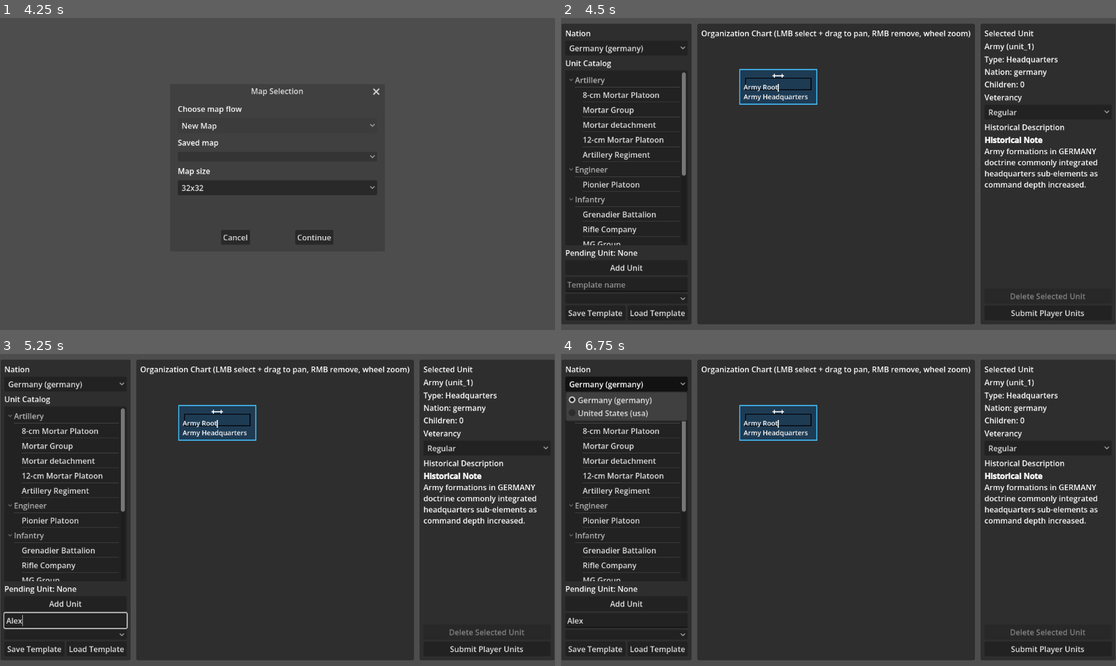
Above: before the commit, frames 1-4 (two rows, left to right).
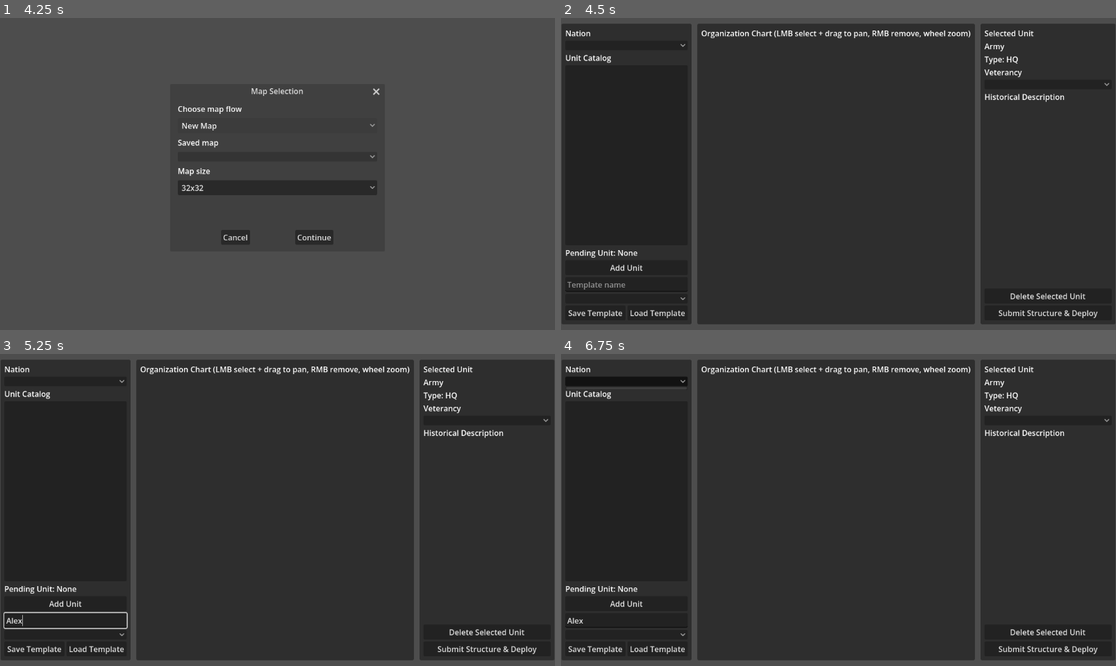
Above: after the commit, the same moments.

Repository: cpt-miche/Combat-Mission-Companion
Game: Godot game, scene res://scenes/Main.tscn
Same seed, same stepped clock (60 frames per second), same inputs: the game is played once before the commit and once after it.
Inputs (mouse positions are in pixels of both pictures, inside the frame that each line leads up to; where the layout moved, square brackets give the same spot in the first picture):
- Up to frame 1 (4.25 s): click "Play" at 0.5 s; click "Play" at 1.25 s; click "Play as Germans" at 2 s; click "New Map" at 2.75 s; click "New Map" at 3.5 s
- Up to frame 2 (4.5 s): click "Continue" at 4.25 s
- Up to frame 3 (5.25 s): click (66, 619) at 5.02 s; type "Alex" at 5.1 s
- Up to frame 4 (6.75 s): click "Add Unit" at 5.75 s; click (627, 382) [627, 385] at 6.5 s

Frame 1 is identical in both runs. In frame 2, 5.7% of the frame differs, in the area x 0-99%, y 8-97%; in frame 3, 5.7%; in frame 4, 7.2%.
Error after the commit: Parse Error: Cannot infer the type of "callsign" variable because the value doesn't have a set type. (res://scripts/ui/division_builder/DivisionBuilderScreen.g…

Commit message:
Add unit naming pipeline for UI-facing labels

Diff:
--- a/scripts/domain/units/UnitModel.gd
+++ b/scripts/domain/units/UnitModel.gd
@@ -3,6 +3,8 @@
 
 @export var id: String = ""
 @export var template_id: String = ""
+@export var display_name: String = ""
+@export var short_name: String = ""
 @export var nation: String = ""
 @export var type: UnitType.Value = UnitType.Value.INFANTRY
 @export var size: UnitSize.Value = UnitSize.Value.PLATOON
--- a/scripts/ui/deployment/DeploymentScreen.gd
+++ b/scripts/ui/deployment/DeploymentScreen.gd
@@ -368,13 +368,13 @@
 
 func _deployability_block_reason(unit: Dictionary) -> String:
 	var snapshot := _unit_snapshot(unit)
-	snapshot["name"] = String(unit.get("name", unit.get("id", "Unit")))
+	snapshot["name"] = _preferred_unit_name(unit)
 	return DeploymentValidator.placement_block_reason(snapshot, [])
 
 func _unit_label(unit: Dictionary, depth: int = 0) -> String:
 	var size := _string_for_size(unit.get("size", "Unknown"))
 	var type := _string_for_type(unit.get("type", "Unit"))
-	var name := String(unit.get("name", unit.get("id", "unnamed")))
+	var name := _preferred_unit_name(unit)
 	return "%s%s - %s %s" % ["  ".repeat(max(depth, 0)), name, size.capitalize(), type.capitalize()]
 
 func _on_hex_selected(column: int, row: int) -> void:
@@ -438,19 +438,45 @@
 func _unit_snapshot(unit: Dictionary) -> Dictionary:
 	var unit_type := _string_for_type(unit.get("type", ""))
 	var unit_size := _string_for_size(unit.get("size", ""))
+	var preferred_name := _preferred_unit_name(unit)
+	var preferred_short_name := _preferred_short_name(unit, preferred_name)
 	return {
 		"id": unit.get("id", ""),
-		"name": String(unit.get("name", unit.get("id", "Unit"))),
+		"name": preferred_name,
 		"type": unit_type,
 		"size": unit_size,
 		"size_rank": _size_rank(unit_size),
-		"label": String(unit.get("name", unit.get("id", "U"))).substr(0, 2).to_upper(),
+		"label": preferred_short_name.substr(0, 2).to_upper(),
 		"is_tank": unit_type == "tank",
 		"is_headquarters": unit_type == "headquarters",
 		"is_battalion": unit_size == "battalion",
 		"is_company": unit_size == "company",
 		"is_platoon": unit_size == "platoon"
 	}
+
+func _preferred_unit_name(unit: Dictionary) -> String:
+	var name := String(unit.get("name", "")).strip_edges()
+	if not name.is_empty():
+		return name
+
+	var display_name := String(unit.get("display_name", "")).strip_edges()
+	if not display_name.is_empty():
+		return display_name
+
+	var short_name := String(unit.get("short_name", "")).strip_edges()
+	if not short_name.is_empty():
+		return short_name
+
+	var fallback_id := String(unit.get("id", "")).strip_edges()
+	if fallback_id.is_empty() or fallback_id.begins_with("unit_"):
+		return "Unnamed Unit"
+	return fallback_id
+
+func _preferred_short_name(unit: Dictionary, fallback_name: String) -> String:
+	var short_name := String(unit.get("short_name", "")).strip_edges()
+	if not short_name.is_empty():
+		return short_name
+	return fallback_name
 
 func _size_rank(size_name: String) -> int:
 	match size_name:
--- a/scripts/ui/division_builder/DivisionBuilderScreen.gd
+++ b/scripts/ui/division_builder/DivisionBuilderScreen.gd
@@ -72,6 +72,7 @@
 		default_nation = String(nation_selector.get_item_metadata(matching_index))
 
 	_root_unit = _create_unit("army_root", default_nation, UnitType.Value.HEADQUARTERS, UnitSize.Value.ARMY)
+	_assign_unit_names()
 	_selected_unit = _root_unit
 
 func _create_unit(template_id: String, nation: String, unit_type: UnitType.Value, unit_size: UnitSize.Value) -> UnitModel:
@@ -240,6 +241,7 @@
 	if added_roots.is_empty():
 		return
 
+	_assign_unit_names()
 	_selected_unit = added_roots[0]
 	_refresh_all()
 
@@ -364,7 +366,8 @@
 func _unit_label(unit: UnitModel) -> String:
 	if unit == null:
 		return "Unknown unit"
-	return "%s [%s]" % [UnitSize.display_name(unit.size), unit.template_id]
+	var label := unit.display_name if not unit.display_name.is_empty() else UnitSize.display_name(unit.size)
+	return "%s [%s]" % [label, unit.template_id]
 
 func _on_delete_button_pressed() -> void:
 	_delete_unit(_selected_unit)
@@ -379,6 +382,7 @@
 	if unit == null or unit == _root_unit:
 		return
 	if _remove_child_recursive(_root_unit, unit.id):
+		_assign_unit_names()
 		_selected_unit = _root_unit
 		_refresh_all()
 
@@ -406,6 +410,7 @@
 
 	current_parent.children.erase(unit)
 	new_parent.children.append(unit)
+	_assign_unit_names()
 	_selected_unit = unit
 	_refresh_all()
 
@@ -472,7 +477,8 @@
 		delete_button.disabled = true
 		return
 
-	selected_name_label.text = "%s (%s)" % [UnitSize.display_name(_selected_unit.size), _selected_unit.id]
+	var selected_display := _selected_unit.display_name if not _selected_unit.display_name.is_empty() else UnitSize.display_name(_selected_unit.size)
+	selected_name_label.text = selected_display
 	selected_meta_label.text = "Type: %s\nNation: %s\nChildren: %d" % [
 		UnitType.display_name(_selected_unit.type),
 		_selected_unit.nation,
@@ -614,6 +620,8 @@
 	return {
 		"id": unit.id,
 		"template_id": unit.template_id,
+		"display_name": unit.display_name,
+		"short_name": unit.short_name,
 		"nation": unit.nation,
 		"type": int(unit.type),
 		"size": _serialize_unit_size(unit.size),
@@ -649,6 +657,8 @@
 	var unit := UnitModel.new()
 	unit.id = String(raw.get("id", ""))
 	unit.template_id = String(raw.get("template_id", ""))
+	unit.display_name = String(raw.get("display_name", ""))
+	unit.short_name = String(raw.get("short_name", ""))
 	unit.nation = String(raw.get("nation", ""))
 	unit.type = _parse_unit_type(raw.get("type", UnitType.Value.INFANTRY), raw)
 	var raw_size: Variant = raw.get("size", UnitSize.Value.PLATOON)
@@ -663,6 +673,107 @@
 		if child != null:
 			unit.children.append(child)
 	return unit
+
+func _assign_unit_names() -> void:
+	if _root_unit == null:
+		return
+	_assign_unit_names_recursive(_root_unit, null)
+
+func _assign_unit_names_recursive(unit: UnitModel, parent: UnitModel) -> void:
+	if unit == null:
+		return
+
+	var sibling_index := 1
+	if parent != null:
+		var same_size_index := 0
+		for sibling in parent.children:
+			if sibling == null:
+				continue
+			if sibling.size == unit.size:
+				same_size_index += 1
+			if sibling == unit:
+				sibling_index = max(same_size_index, 1)
+				break
+
+	var names := _name_for_echelon(unit, sibling_index)
+	unit.display_name = String(names.get("display_name", "Unit"))
+	unit.short_name = String(names.get("short_name", ""))
+
+	for child in unit.children:
+		_assign_unit_names_recursive(child, unit)
+
+func _name_for_echelon(unit: UnitModel, sibling_index: int) -> Dictionary:
+	var nth := _ordinal(sibling_index)
+	var size := unit.size
+	var type_label := UnitType.display_name(unit.type)
+	match size:
+		UnitSize.Value.ARMY:
+			return {
+				"display_name": "Field Army HQ",
+				"short_name": "Army HQ"
+			}
+		UnitSize.Value.DIVISION:
+			return {
+				"display_name": "%s %s Division" % [nth, type_label],
+				"short_name": "%s Div" % nth
+			}
+		UnitSize.Value.REGIMENT:
+			return {
+				"display_name": "%s Regiment" % nth,
+				"short_name": "%s Regt" % nth
+			}
+		UnitSize.Value.BATTALION:
+			return {
+				"display_name": "%s Battalion" % nth,
+				"short_name": "%s BN" % nth
+			}
+		UnitSize.Value.COMPANY:
+			var company_callsigns := ["Alpha", "Bravo", "Charlie", "Delta", "Echo", "Foxtrot", "Golf", "Hotel"]
+			var callsign := company_callsigns[(sibling_index - 1) % company_callsigns.size()]
+			return {
+				"display_name": "%s Company" % callsign,
+				"short_name": "%s Co" % callsign.substr(0, 1)
+			}
+		UnitSize.Value.PLATOON:
+			return {
+				"display_name": "%s Platoon" % nth,
+				"short_name": "%s PLT" % nth
+			}
+		UnitSize.Value.SECTION:
+			var is_weapons := unit.type == UnitType.Value.ARTILLERY or unit.type == UnitType.Value.ANTI_TANK or unit.type == UnitType.Value.AIR_DEFENSE
+			if is_weapons:
+				return {
+					"display_name": "Weapons Section",
+					"short_name": "Wpns Sec"
+				}
+			return {
+				"display_name": "%s Section" % nth,
+				"short_name": "%s Sec" % nth
+			}
+		UnitSize.Value.SQUAD:
+			return {
+				"display_name": "%s Squad" % nth,
+				"short_name": "%s SQD" % nth
+			}
+		_:
+			return {
+				"display_name": "%s %s" % [nth, UnitSize.display_name(size)],
+				"short_name": "%s" % nth
+			}
+
+func _ordinal(value: int) -> String:
+	var positive_value := maxi(value, 1)
+	var remainder_hundred := positive_value % 100
+	var suffix := "th"
+	if remainder_hundred < 11 or remainder_hundred > 13:
+		match positive_value % 10:
+			1:
+				suffix = "st"
+			2:
+				suffix = "nd"
+			3:
+				suffix = "rd"
+	return "%d%s" % [positive_value, suffix]
 
 func _next_id_from_tree(root: UnitModel) -> int:
 	return _collect_highest_id(root, 0) + 1
--- a/scripts/ui/division_builder/OrgChartView.gd
+++ b/scripts/ui/division_builder/OrgChartView.gd
@@ -215,7 +215,7 @@
 		var label_position := toggle_rect.position + Vector2(4.0, TOGGLE_SIZE - 3.0)
 		draw_string(get_theme_default_font(), label_position, toggle_label, HORIZONTAL_ALIGNMENT_LEFT, -1.0, 14, Color.WHITE)
 
-	var title := _display_name_from_template_id(unit.template_id)
+	var title := unit.display_name if not unit.display_name.is_empty() else _display_name_from_template_id(unit.template_id)
 	var label := "%s\n%s %s" % [title, UnitSize.display_name(unit.size), UnitType.display_name(unit.type)]
 	draw_multiline_string(
 		get_theme_default_font(),
